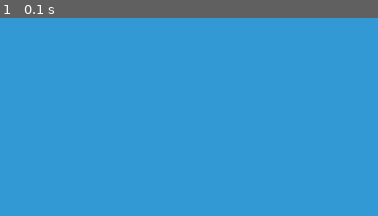
Above: before the commit, frame 1.
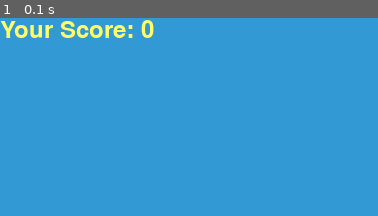
Above: after the commit, the same moment.

Repository: codecaine-zz/pygame_snake
Game: pygame game, started from main.py
Same seed, same stepped clock (60 frames per second), same inputs: the game is played once before the commit and once after it.
Inputs:
- Up to frame 1 (0.1 s): no input
The pictures show only the part of the screen within x 0-50%, y 0-50%; the shares and areas given below are measured in that part.

The runs differ from the first frame. In frame 1, 1.6% of the frame differs, in the area x 0-41%, y 1-11%.

Commit message:
Refactor code to display score during gameplay and game over screen

Diff:
--- a/main.py
+++ b/main.py
@@ -46,6 +46,13 @@
     text_height = mesg.get_height()
     dis.blit(mesg, [(dis_width - text_width) / 2, (dis_height - text_height) / 2])
 
+def show_score(score):
+    """
+    Display the current score on the game display.
+    """
+    value = score_font.render("Your Score: " + str(score), True, yellow)
+    dis.blit(value, [0, 0])
+
 def gameLoop():
     """
     Main game loop.
@@ -73,9 +80,9 @@
         while game_close == True:
             dis.fill(blue)
             message("You Lost! Press C-Play Again or Q-Quit", red)
+            show_score(Length_of_snake - 1)  # Display score on game over screen
             pygame.display.update()
 
-            # Event handling
             for event in pygame.event.get():
                 if event.type == pygame.KEYDOWN:
                     if event.key == pygame.K_q:
@@ -84,7 +91,6 @@
                     if event.key == pygame.K_c:
                         gameLoop()
 
-        # Event handling
         for event in pygame.event.get():
             if event.type == pygame.QUIT:
                 game_over = True
@@ -103,11 +109,9 @@
                     x1_change = snake_block
                     y1_change = 0
 
-        # Check if snake is out of bounds
         if x1 >= dis_width or x1 < 0 or y1 >= dis_height or y1 < 0:
             game_close = True
 
-        # Update snake position
         x1 += x1_change
         y1 += y1_change
         dis.fill(blue)
@@ -119,16 +123,14 @@
         if len(snake_List) > Length_of_snake:
             del snake_List[0]
 
-        # Check if snake has collided with itself
         for x in snake_List[:-1]:
             if x == snake_Head:
                 game_close = True
 
-        # Draw snake and update display
         our_snake(snake_block, snake_List)
+        show_score(Length_of_snake - 1)  # Display score during gameplay
         pygame.display.update()
 
-        # Check if snake has eaten food
         if x1 == foodx and y1 == foody:
             foodx = round(random.randrange(0, dis_width - snake_block) / 10.0) * 10.0
             foody = round(random.randrange(0, dis_height - snake_block) / 10.0) * 10.0
@@ -139,5 +141,4 @@
     pygame.quit()
     quit()
 
-# Start the game
 gameLoop()
Not shown, added: requirements.txt
